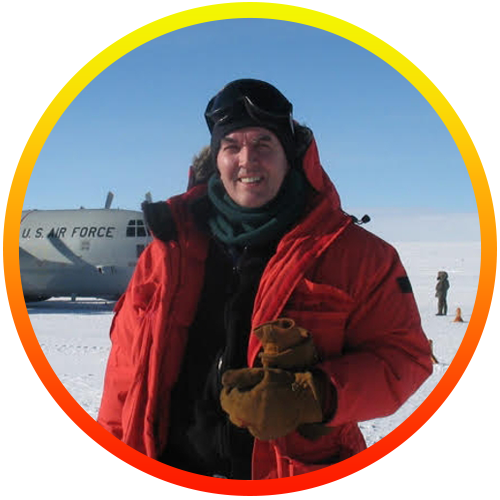
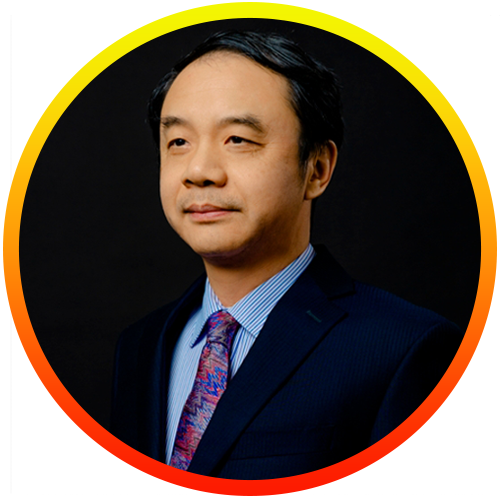
Two versions of the same layered image (500 x 500). Layer-by-layer changes:
hid "Layer 2" over (x1=18, y1=17, x2=482, y2=480)
showed "Layer 1" over (x1=10, y1=15, x2=500, y2=493)
